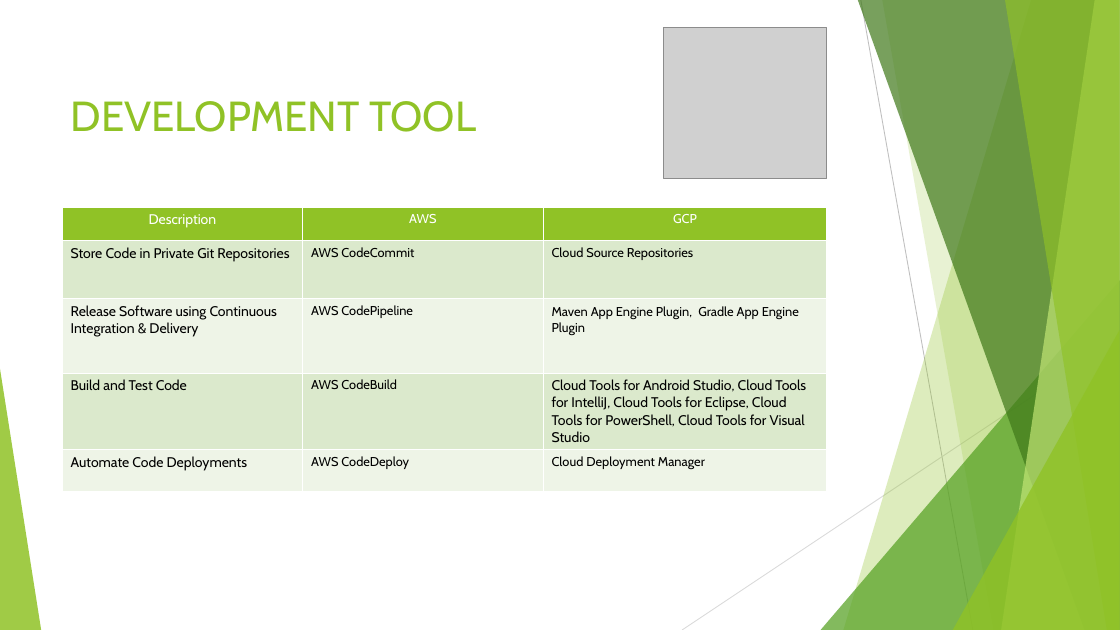
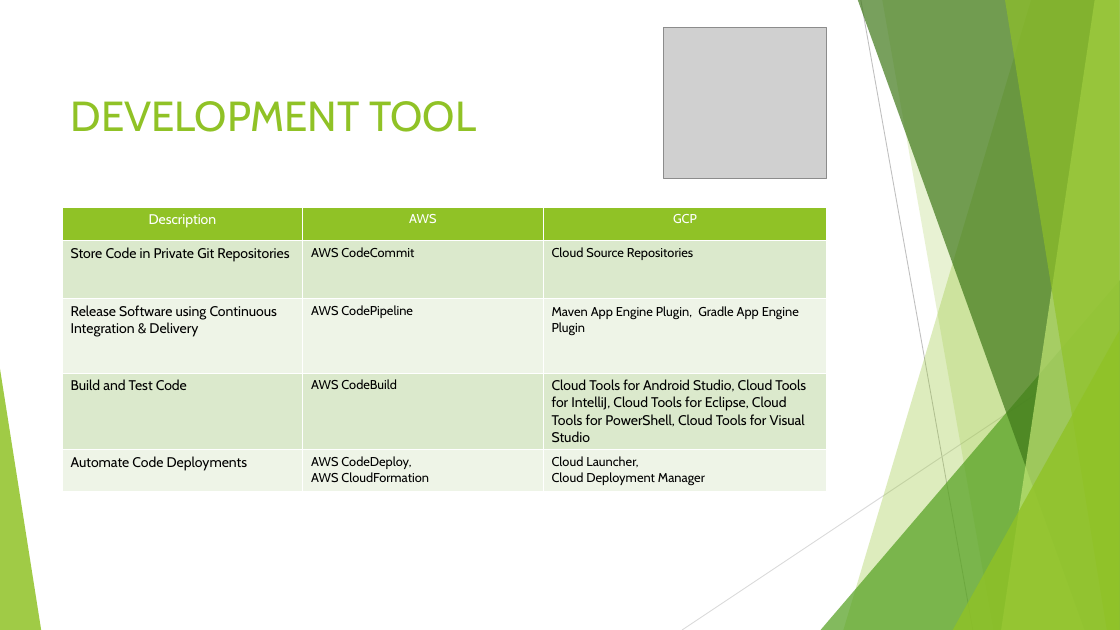
Before and after one commit to shrican/cloud-computing-application, a slide deck: slide 12 of Final_Presentation.pptx. Drawn at 1120x630 pixels with LibreOffice and Linux fonts; fonts in the diff are those of the drawing; grey boxes stand for pictures. Boxes give left, top, right and bottom in pixels: in the first picture for what was removed or moved away, otherwise in the second. Text is boxed around its words. In the diff, an @@ line names an element or a change of style, - is before the commit and + after.

Commit message:
Final Presentation

```diff
--- a/Final_Presentation.pptx
+++ b/Final_Presentation.pptx
@@ table at <box>62,208,827,492</box> @@
-row 5, column 2: AWS CodeDeploy
+row 5, column 2: AWS CodeDeploy, / AWS CloudFormation
-row 5, column 3: Cloud Deployment Manager
+row 5, column 3: Cloud Launcher, / Cloud Deployment Manager
```
Also in this commit, not shown: 1 other file.
